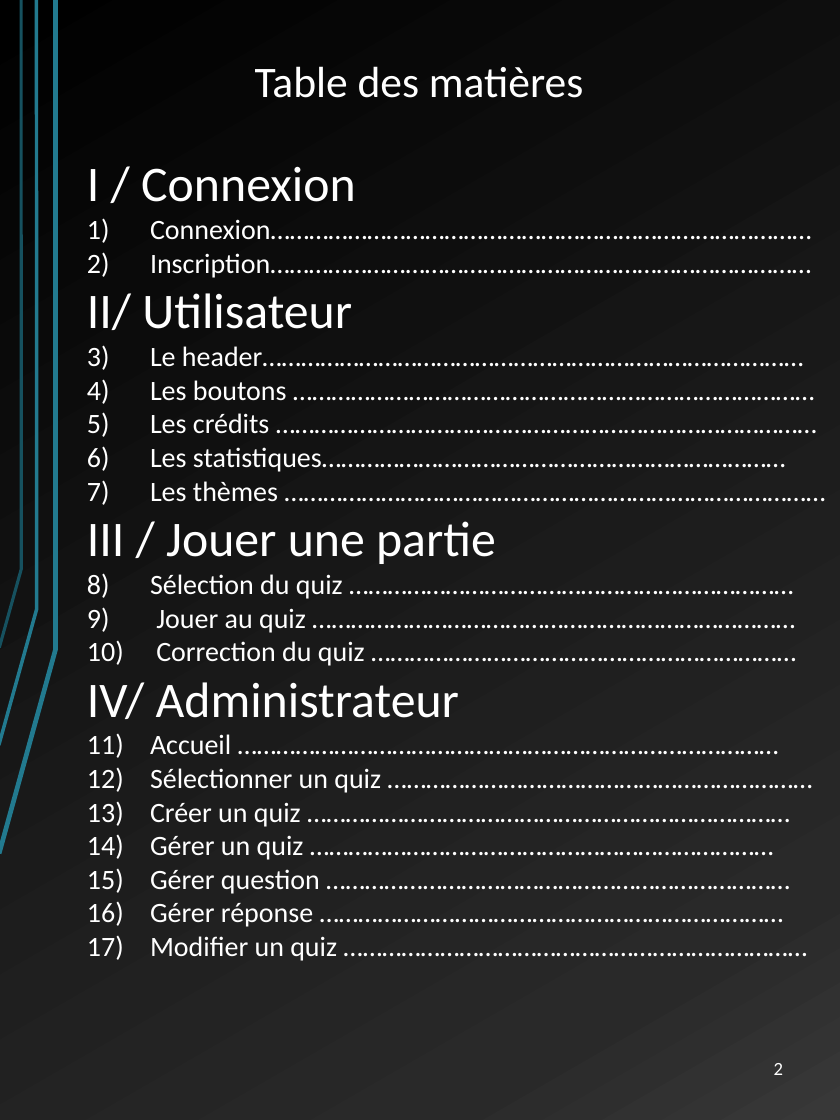
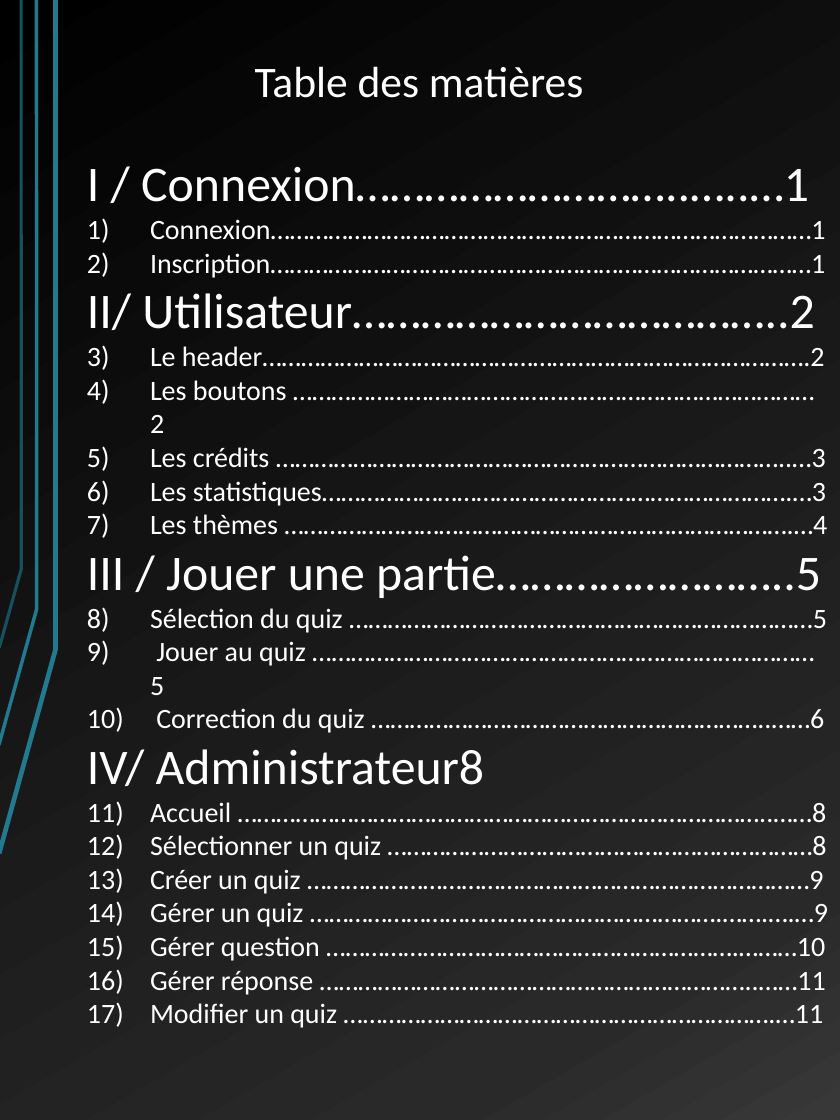
Before and after one commit to LordAlbas/warquiz, a slide deck: slide 2 of Docs/manuel utilisateur WQ.pptx. Drawn at 840x1120 pixels with LibreOffice and Linux fonts; fonts in the diff are those of the drawing. Boxes give left, top, right and bottom in pixels: in the first picture for what was removed or moved away, otherwise in the second. Text is boxed around its words. In the diff, an @@ line names an element or a change of style, - is before the commit and + after.

```diff
--- a/Docs/manuel utilisateur WQ.pptx
+++ b/Docs/manuel utilisateur WQ.pptx
@@ text at (x1=87, y1=166, x2=828, y2=1028): text changed @@
-I / Connexion
-1) Connexion…………………………………………………………………………
-2) Inscription…………………………………………………………………………
-II/ Utilisateur
-1) Le header…………………………………………………………………………
-2) Les boutons ………………………………………………………………………
-3) Les crédits …………………………………………………………………………
-4) Les statistiques………………………………………………………………
-5) Les thèmes …………………………………………………………………………
-III / Jouer une partie
-1) Sélection du quiz ……………………………………………………………
-2) Jouer au quiz …………………………………………………………………
-3) Correction du quiz …………………………………………………………
-IV/ Administrateur
-1) Accueil …………………………………………………………………………
-2) Sélectionner un quiz …………………………………………………………
-3) Créer un quiz …………………………………………………………………
-4) Gérer un quiz ………………………………………………………………
-5) Gérer question ………………………………………………………………
-6) Gérer réponse ………………………………………………………………
-7) Modifier un quiz ………………………………………………………………
+I / Connexion………………………..…..…1
+1) Connexion…………………………………………………………………………1
+2) Inscription…………………………………………………………………………1
+II/ Utilisateur………………………………..2
+1) Le header………………………………………………………………………….2
+2) Les boutons ………………………………………………………………………2
+3) Les crédits ……………………………………………………………………..…3
+4) Les statistiques……………………………………………………………….…3
+5) Les thèmes …………………………………………………………………….…4
+III / Jouer une partie……………………..5
+1) Sélection du quiz ………………………………………………………………5
+2) Jouer au quiz ……………………………………………………………………5
+3) Correction du quiz ……………………………………………………..……6
+IV/ Administrateur8
+1) Accueil ………………………………………………………………………..……8
+2) Sélectionner un quiz …………………………………………………………8
+3) Créer un quiz ……………………………………………………………………9
+4) Gérer un quiz ……………………………………………………….…….….…9
+5) Gérer question ……………………………………………………….………10
+6) Gérer réponse …………………………………………………………..……11
+7) Modifier un quiz ………………………………………………………….…11
@@ page number removed at (x1=774, y1=1063, x2=783, y2=1075) @@
-2
```
Also in this commit, not shown: 12 other slides changed.
